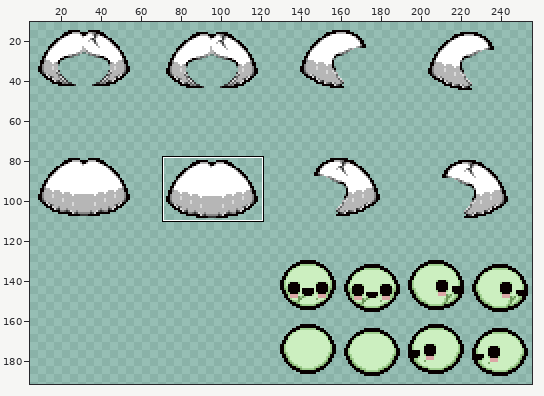
Two states of a sprite sheet, resources/gfx/characters/costumes_edith/costume_038x_venus_green.png. Above, an overview of the earlier version with the close-up marked.
Close-up. Before the commit:
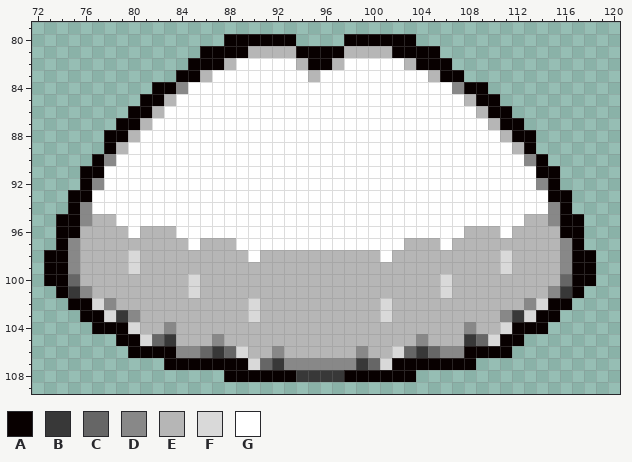
The file is 256x192 pixels. Shown: x 72..120, y 79..109. The wide view leaves out empty margins. The commit also changed other parts of the picture, which this record leaves out.
Palette (. is transparent): A #080000  B #383838  C #666666  D #888888  E #b6b6b6  F #d9d9d9  G #ffffff
After the commit:
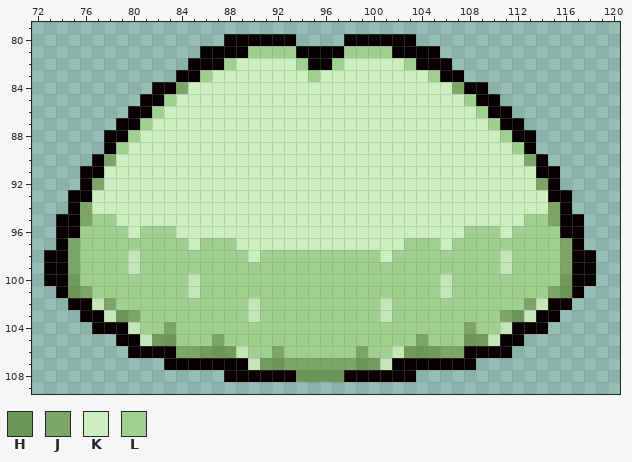
Colours new in this view: H #6c9558  J #7ca567  K #ccefc0  L #a0d090
Changes in this commit:
Colour C changes from #666666 to #729a5d.
Colour F changes from #d9d9d9 to #c4e6b8.
The edit turns colour B into colour H in row 101 at x 75 and 116; in row 103 at x 79 and 112; in row 105 at x 83 and 108; in row 106 at x 87 and 104; in row 107 at x 92 and 99; in row 108 at x 94 to 97.
The edit turns colour D into colour J in row 84 at x 84 and 107; in row 90 at x 78 and 113; in row 92 at x 77 and 114; in rows 94 to 95 at x 76 and 115; in rows 97 to 99 at x 75 and 116; in row 101 at x 76 and 115.
The edit turns colour D into colour J in row 102 at x 78 and 113; in row 103 at x 80 and 111; in row 104 at x 83 and 108; in row 105 at x 87 and 104; in row 106 at x 84 to 85, 92, 99 and 106 to 107; in row 107 at x 93 to 98.
The edit turns colour G into colour K in row 82 at x 89 to 93 and 98 to 102; in row 83 at x 87 to 94 and 96 to 104; in row 84 at x 85 to 106; in row 85 at x 84 to 107; in row 86 at x 83 to 108; in row 87 at x 82 to 109.
The edit turns colour G into colour K in row 88 at x 81 to 110; in row 89 at x 80 to 111; in row 90 at x 79 to 112; in rows 91 to 92 at x 78 to 113; in rows 93 to 94 at x 77 to 114; in row 95 at x 79 to 112.
The edit turns colour G into colour K in row 96 at x 80, 84 to 107 and 111; in row 97 at x 85, 89 to 102 and 106; in row 98 at x 90 and 101.
The edit turns colour E into colour L in row 81 at x 90 to 93 and 98 to 101; in row 82 at x 88, 94, 97 and 103; in row 83 at x 86, 95 and 105; in row 85 at x 83 and 108; in row 86 at x 82 and 109; in row 87 at x 81 and 110.
The edit turns colour E into colour L in row 88 at x 80 and 111; in row 89 at x 79 and 112; in row 95 at x 77 to 78 and 113 to 114; in row 96 at x 76 to 79, 81 to 83, 108 to 110 and 112 to 115; in row 97 at x 76 to 84, 86 to 88, 103 to 105 and 107 to 115; in row 98 at x 76 to 79, 81 to 89, 91 to 100, 102 to 110 and 112 to 115.
The edit turns colour E into colour L in row 99 at x 76 to 79, 81 to 110 and 112 to 115; in row 100 at x 76 to 84, 86 to 105 and 107 to 115; in row 101 at x 77 to 84, 86 to 105 and 107 to 114; in row 102 at x 79 to 89, 91 to 100 and 102 to 112; in row 103 at x 81 to 89, 91 to 100 and 102 to 110; in row 104 at x 81 to 82, 84 to 107 and 109 to 110.
The edit turns colour E into colour L in row 105 at x 84 to 86, 88 to 103 and 105 to 107; in row 106 at x 90 to 91, 93 to 98 and 100 to 101.
Where, in picture pixels (left, top, right, bottom), the same in both close-ups:
changed: (68, 46, 572, 382)
